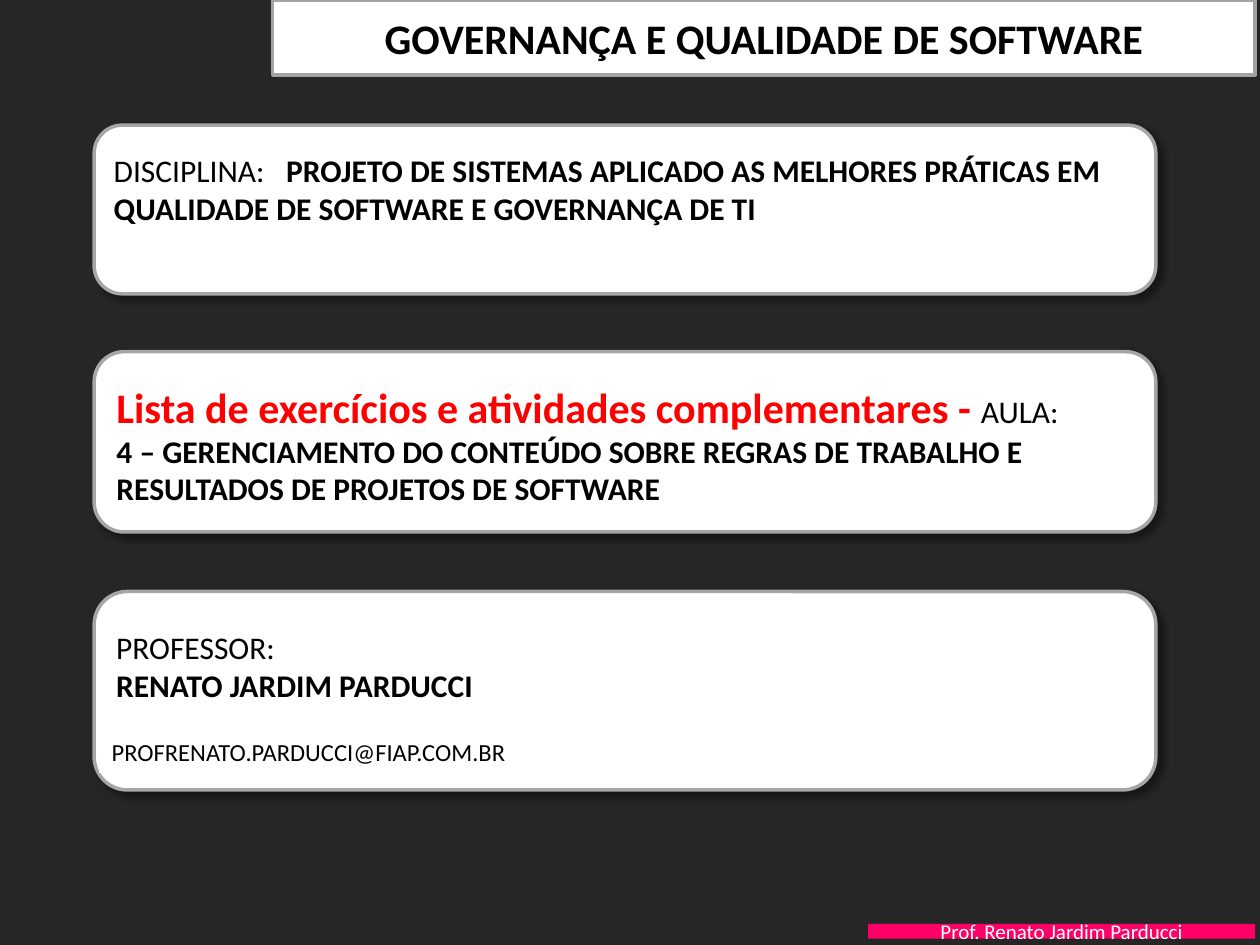
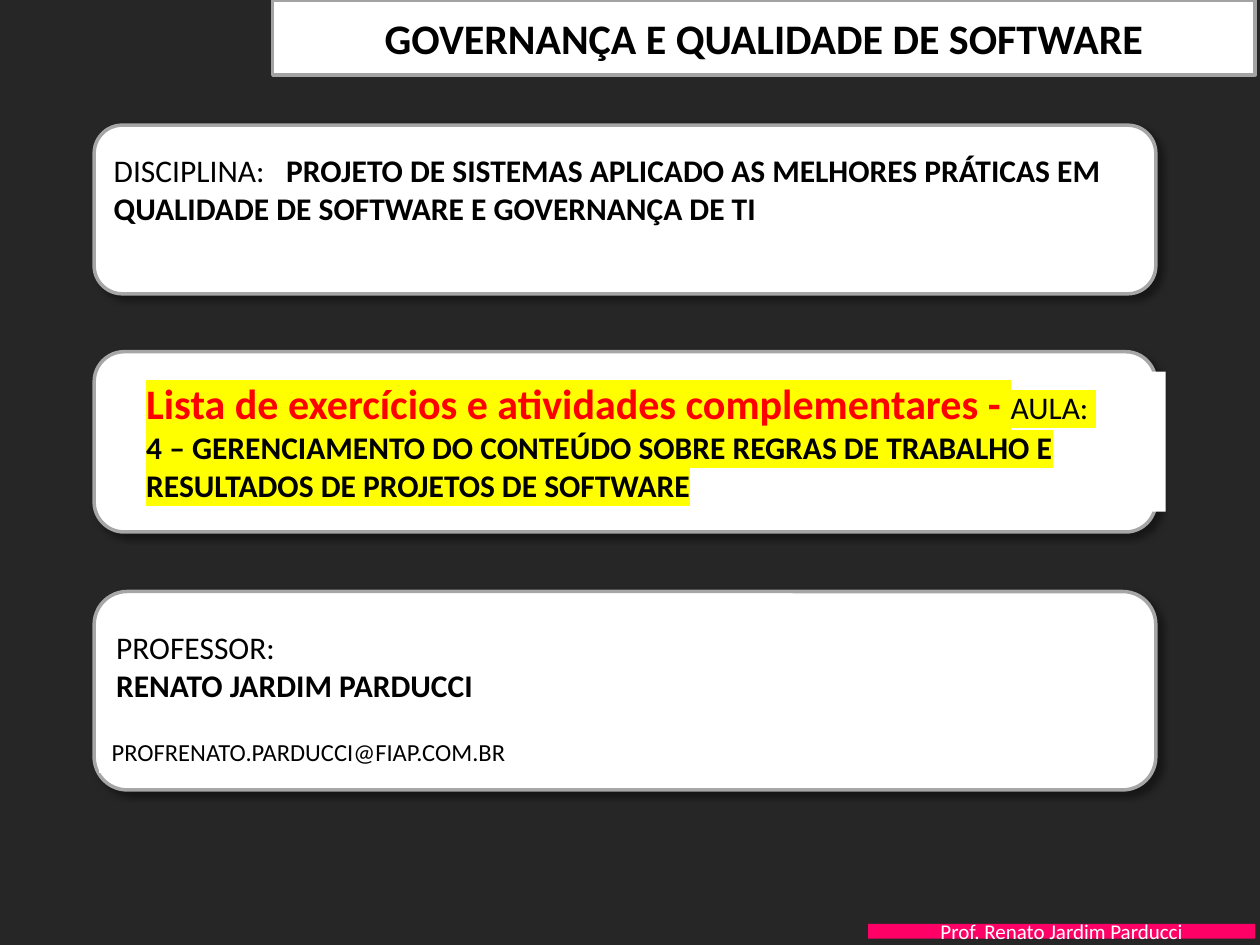
Before and after one commit to marinalira/3SIS-ProjetoExemploGIT, a slide deck: slide 1 of PastaDocsProjeto/FIAP-QualidProjSW-Aula-4-AdministracaoConteudo- EXERCICIOS.pptx. Drawn at 1260x945 pixels with LibreOffice and Linux fonts; fonts in the diff are those of the drawing; background and template pictures are left out. Boxes give left, top, right and bottom in pixels: in the first picture for what was removed or moved away, otherwise in the second. Text is boxed around its words. In the diff, an @@ line names an element or a change of style, - is before the commit and + after.

Commit message:
Alteração de cor

```diff
--- a/PastaDocsProjeto/FIAP-QualidProjSW-Aula-4-AdministracaoConteudo- EXERCICIOS.pptx
+++ b/PastaDocsProjeto/FIAP-QualidProjSW-Aula-4-AdministracaoConteudo- EXERCICIOS.pptx
@@ text "Lista de exercícios e atividades ...": place and size @@
-text "Lista de exercícios e atividades ..." at (116,393,1059,501)
+text "Lista de exercícios e atividades ..." at (146,389,1089,498)
@@ text "Lista de exercícios e atividades ..." at (146,389,1089,498): highlight none to #FFFF00 @@
```
